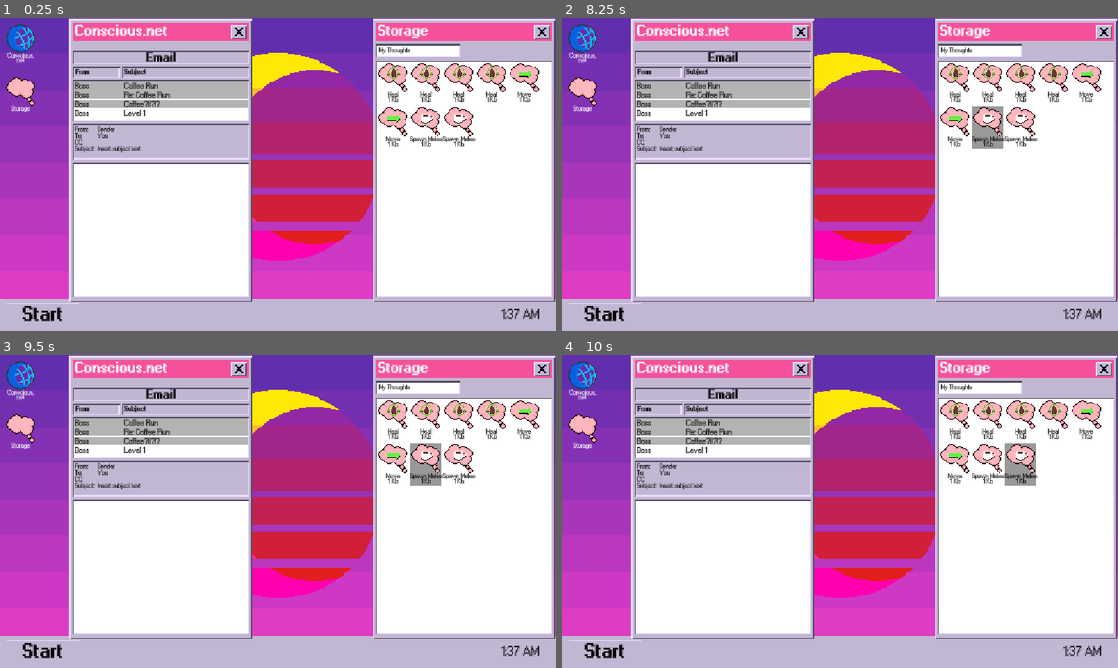
Above: before the commit, frames 1-4 (two rows, left to right).
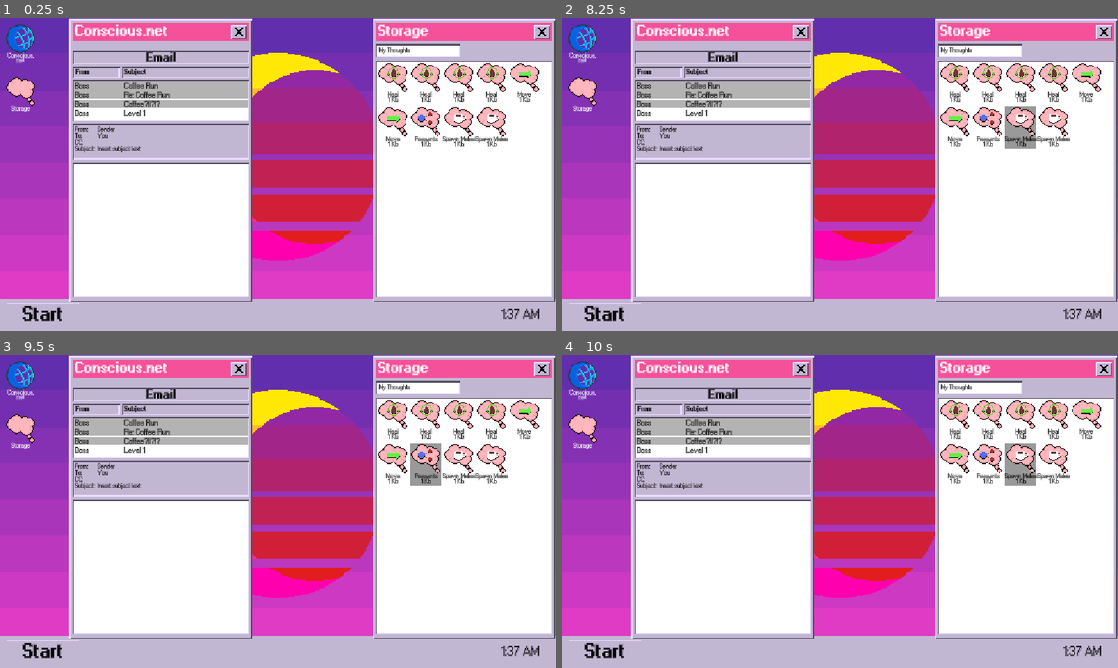
Above: after the commit, the same moments.

Repository: Jusbusy/game-off-2025
Game: Godot game, scene res://game.tscn
Two runs of this game, one before a commit and one after it. Both use one fixed random seed, a clock stepped at 60 frames per second and the inputs below.
Inputs (mouse positions are in pixels of both pictures, inside the frame that each line leads up to):
- Up to frame 1 (0.25 s): no input
- Up to frame 2 (8.25 s): click "Start" at 0.5 s; click "Start" at 1.25 s; click "Conscious. net" at 2 s; click "Storage" at 2.75 s; click "Heal" at 3.5 s; click "Heal" at 4.25 s; click "Heal" at 5 s; click "Heal" at 5.75 s; click "Move" at 6.5 s; click "Move" at 7.25 s; click "Spawn Melee" at 8 s
- Up to frame 3 (9.5 s): click (428, 464) at 8.75 s, where only the run after the commit has a clickable "Peasants"
- Up to frame 4 (10 s): click "Spawn Melee" at 9.5 s

The runs differ from the first frame. In frame 1, 0.5% of the frame differs, in the area x 73-92%, y 28-42%; in frame 2, 1.4%; in frame 3, 0.5%; in frame 4, 0.5%.

Commit message:
Fix "Merge branch 'new-cards'"

Diff:
--- a/Card Scripts/card_peasants.gd
+++ b/Card Scripts/card_peasants.gd
@@ -21,6 +21,6 @@
 		var elem = Global.grid[unit_pos.x][y]
 		if !elem:
 			var new_unit_instance = new_unit.instantiate()
-			Global.get_tree().root.add_child(new_unit_instance)
+			Global.game_ui.add_child(new_unit_instance)
 			new_unit_instance.init(Vector2i(unit_pos.x, y))
 			new_unit_instance.attack_form = Global.rng.randi() % 3
--- a/Units/Friendlies/f_peasant.tscn
+++ b/Units/Friendlies/f_peasant.tscn
@@ -52,16 +52,15 @@
 
 [node name="MainSprite" type="AnimatedSprite2D" parent="."]
 texture_filter = 1
-scale = Vector2(4, 4)
 sprite_frames = SubResource("SpriteFrames_5lb6s")
 animation = &"attack"
 
 [node name="AttackIcon" type="Sprite2D" parent="."]
 texture_filter = 1
-scale = Vector2(4, 4)
+scale = Vector2(2, 2)
 texture = ExtResource("3_yjbex")
 
 [node name="HealthBarSprite" type="Sprite2D" parent="."]
 texture_filter = 1
-scale = Vector2(4, 4)
+scale = Vector2(2, 2)
 texture = ExtResource("4_pswu0")
--- a/globals.gd
+++ b/globals.gd
@@ -106,7 +106,8 @@
 var starter_deck = [
 	CardMove.new(), CardMove.new(),
 	CardUnitMelee.new(), CardUnitMelee.new(),
-	CardHeal.new(), CardHeal.new(), CardHeal.new(), CardHeal.new()
+	CardHeal.new(), CardHeal.new(), CardHeal.new(), CardHeal.new(),
+	CardPeasants.new()
 ]
 var deck = []
 var draw = []
